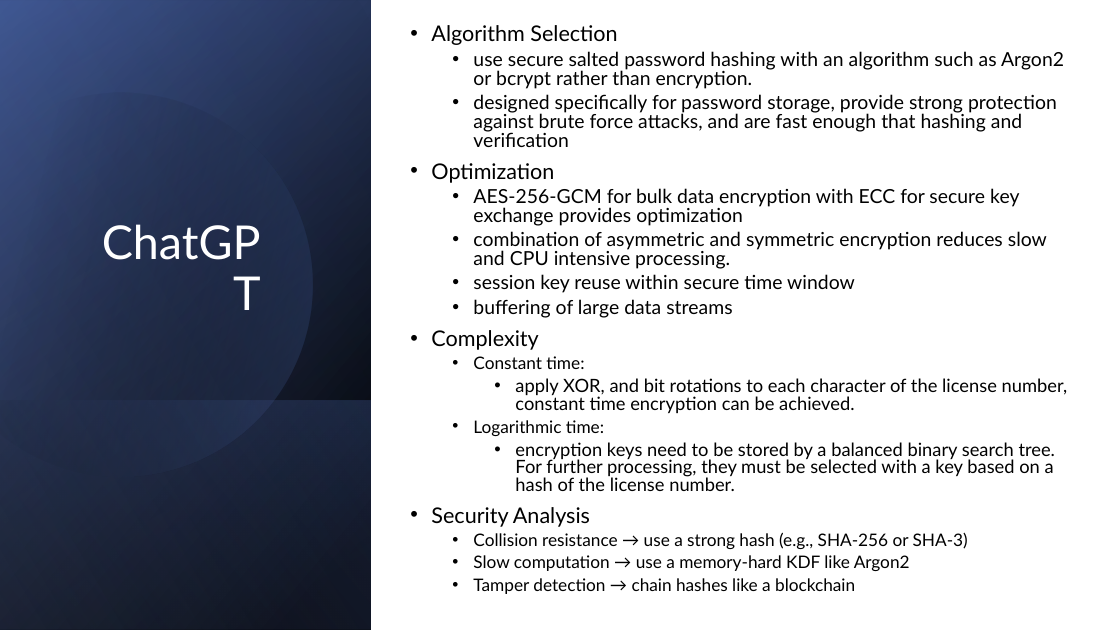
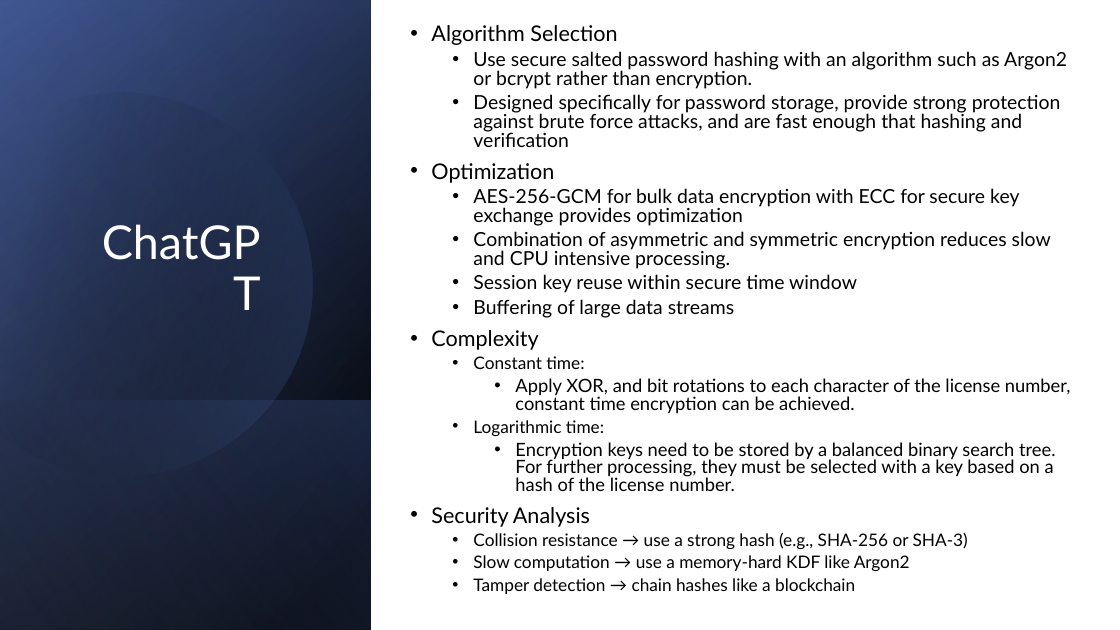
Before and after one commit to M0ck1ngjay178/CMSC-4200-AI, a slide deck: slide 5 of Project/slides/CMSC-4200-Group1-Project.pptx. Drawn at 1120x630 pixels with LibreOffice and Linux fonts; fonts in the diff are those of the drawing. Boxes give left, top, right and bottom in pixels: in the first picture for what was removed or moved away, otherwise in the second. Text is boxed around its words. In the diff, an @@ line names an element or a change of style, - is before the commit and + after.

Commit message:
revision

```diff
--- a/Project/slides/CMSC-4200-Group1-Project.pptx
+++ b/Project/slides/CMSC-4200-Group1-Project.pptx
@@ text at [473,51,1067,147]: text changed @@
-  • use secure salted password hashing with an algorithm such as Argon2 or bcrypt rather than encryption.
-  • designed specifically for password storage, provide strong protection against brute force attacks, and are fast enough that hashing and verification
+  • Use secure salted password hashing with an algorithm such as Argon2 or bcrypt rather than encryption.
+  • Designed specifically for password storage, provide strong protection against brute force attacks, and are fast enough that hashing and verification
@@ text at [473,231,1051,318]: text changed @@
-  • combination of asymmetric and symmetric encryption reduces slow and CPU intensive processing.
-  • session key reuse within secure time window
-  • buffering of large data streams
+  • Combination of asymmetric and symmetric encryption reduces slow and CPU intensive processing.
+  • Session key reuse within secure time window
+  • Buffering of large data streams
@@ text at [515,378,1071,413]: text changed @@
-    • apply XOR, and bit rotations to each character of the license number, constant time encryption can be achieved.
+    • Apply XOR, and bit rotations to each character of the license number, constant time encryption can be achieved.
@@ text at [515,442,1056,491]: text changed @@
-    • encryption keys need to be stored by a balanced binary search tree. For further processing, they must be selected with a key based on a hash of the license number.
+    • Encryption keys need to be stored by a balanced binary search tree. For further processing, they must be selected with a key based on a hash of the license number.
```
Also in this commit, not shown: 1 other slide changed.
